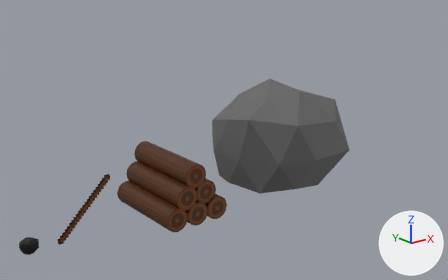
The Blender file Models.blend as it was, and as the next commit left it.
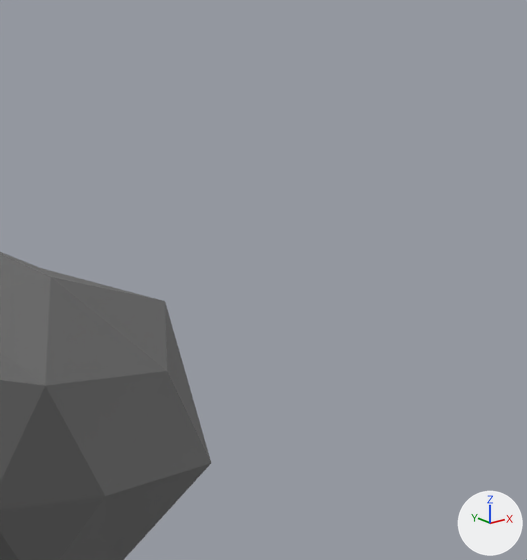
The first picture shows the older version from a 50 mm lens placed at (-34.0, -207.0, 109.0), pointed at (138.0, 9.0, 22.0). The close-ups show both versions on the part from 63% to 100% of the width and 2% to 64% of the height of that picture; other places that the commit changed are outside them. Every picture has the same lights, and +X, +Y and +Z are marked at lower right.

The older version as bpy lines, for what is in view:
```python
me_icosphere_001 = bpy.data.meshes.new('Icosphere.001')
me_icosphere_001.from_pydata(...)  # 36 vertices, 61 faces; spans x -0.95..1.06, y -1.01..1.09, z -0.55..1.1
me_icosphere_001.materials.append(mat_material_006)  # dark grey #666666
ob_icosphere_001 = bpy.data.objects.new('Icosphere.001', me_icosphere_001)
ob_icosphere_001.location = (160.0, 0.0, 18.0)
ob_icosphere_001.scale = (29.2, 29.2, 29.2)
```
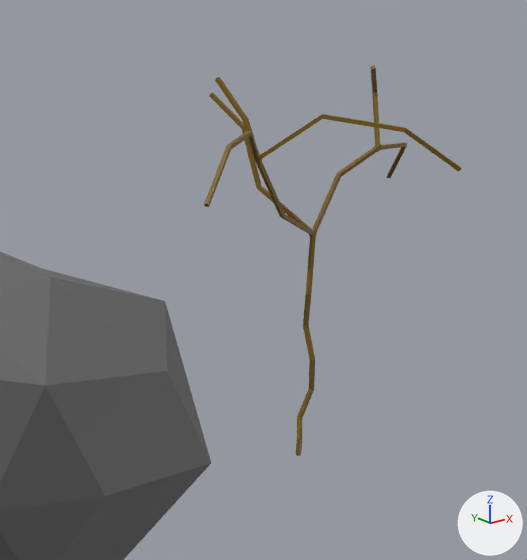
Where the newer file only moved an object's origin or applied its transform, the numbers keep the older frame.

Boxes [x1, y1, x2, y2] around the edits, measured in the close-ups (527 x 560 px):
'Cube', added: after [204, 65, 462, 456]

Patch to the scene script:
```diff
--- a/Models.blend.py
+++ b/Models.blend.py
@@ mat_twistedtree @@
+mat_twistedtree = principled_material('TwistedTree')
+mat_twistedtree.base_color = (0.188, 0.105, 0.00121)  # dark yellow #785b04
@@ me_cube_1 @@
+me_cube_1.from_pydata(...)  # 27 vertices, 0 faces, 26 loose edges; spans x -29.6..21.3, y -18.1..18.1, z 0.0..49.5
+me_cube_1.materials.append(mat_twistedtree)  # dark yellow #785b04
@@ ob_cube @@
+ob_cube = bpy.data.objects.new('Cube', me_cube_1)
+ob_cube.location = (241.2, 0.0, 0.0)
+ob_cube.scale = (1.35, 1.35, 1.35)
+_m = ob_cube.modifiers.new('Skin', 'SKIN')
```
